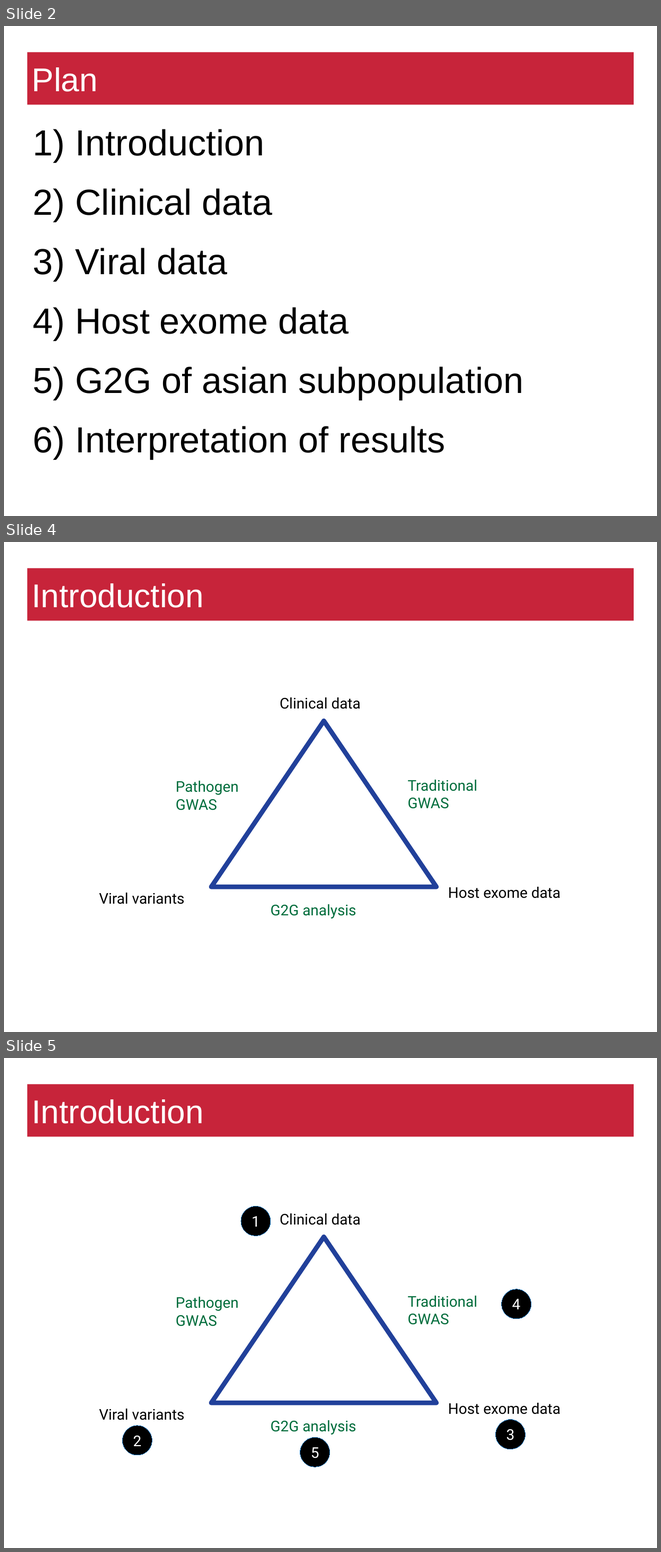
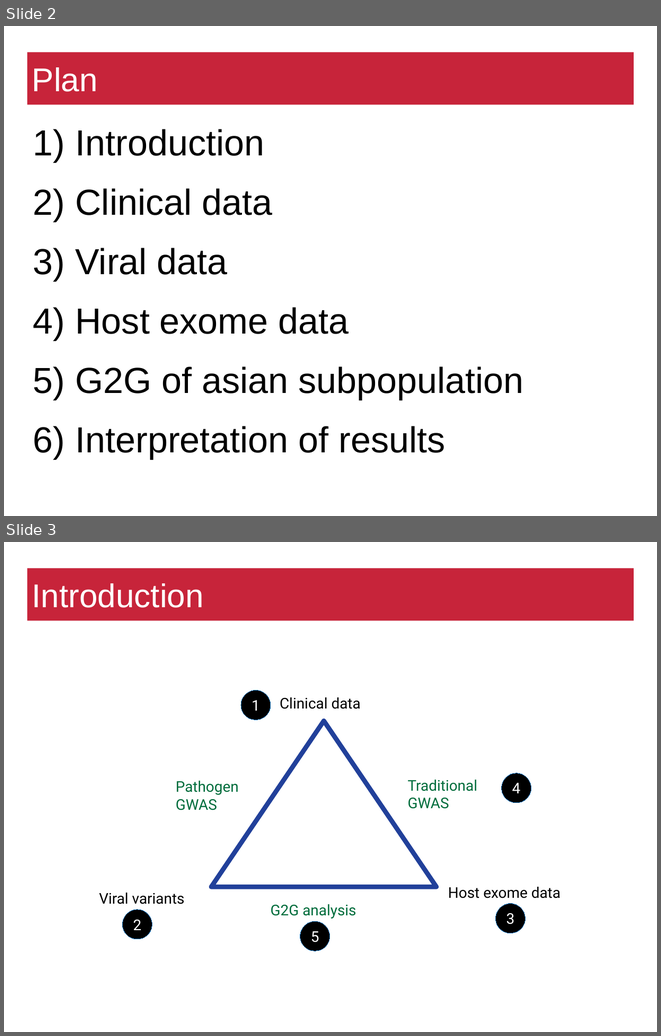
Before and after one commit to matthiaszeller/HBV, a slide deck: Presentation.odp. Shown one above the other, each under a label of ours: slides 2, 4 and 5 before the commit, slides 2 and 3 after it; the slides between them are not shown. The pictures are 661x1552 and 661x1036 pixels, drawn with LibreOffice and Linux fonts; fonts in the diff are those of the drawing; background and template pictures are left out. Boxes give left, top, right and bottom in pixels: in the first picture for what was removed or moved away, otherwise in the second. Text is boxed around its words. In the diff, an @@ line names an element or a change of style, - is before the commit and + after.

```diff
--- a/Presentation.odp
+++ b/Presentation.odp
@@ slide 4 removed at box(4, 542, 657, 1032), background #FFFFFF @@
@@ title removed at box(27, 568, 634, 621) @@
-Introduction
@@ text removed at box(280, 697, 361, 709) @@
-Clinical data
@@ triangle removed at box(211, 721, 436, 887) @@
@@ text removed at box(408, 779, 477, 809) @@
-Traditional
-GWAS
@@ text removed at box(176, 780, 239, 810) @@
-Pathogen
-GWAS
@@ text removed at box(448, 886, 560, 898) @@
-Host exome data
@@ text removed at box(99, 892, 185, 904) @@
-Viral variants
@@ text removed at box(271, 904, 356, 918) @@
-G2G analysis
@@ page number removed at box(499, 998, 651, 1031) @@
-4
@@ what was slide 5 is now slide 3 @@
```
Also in this commit, not shown: 9 slides changed, 5 slides added, 3 other slides removed.
